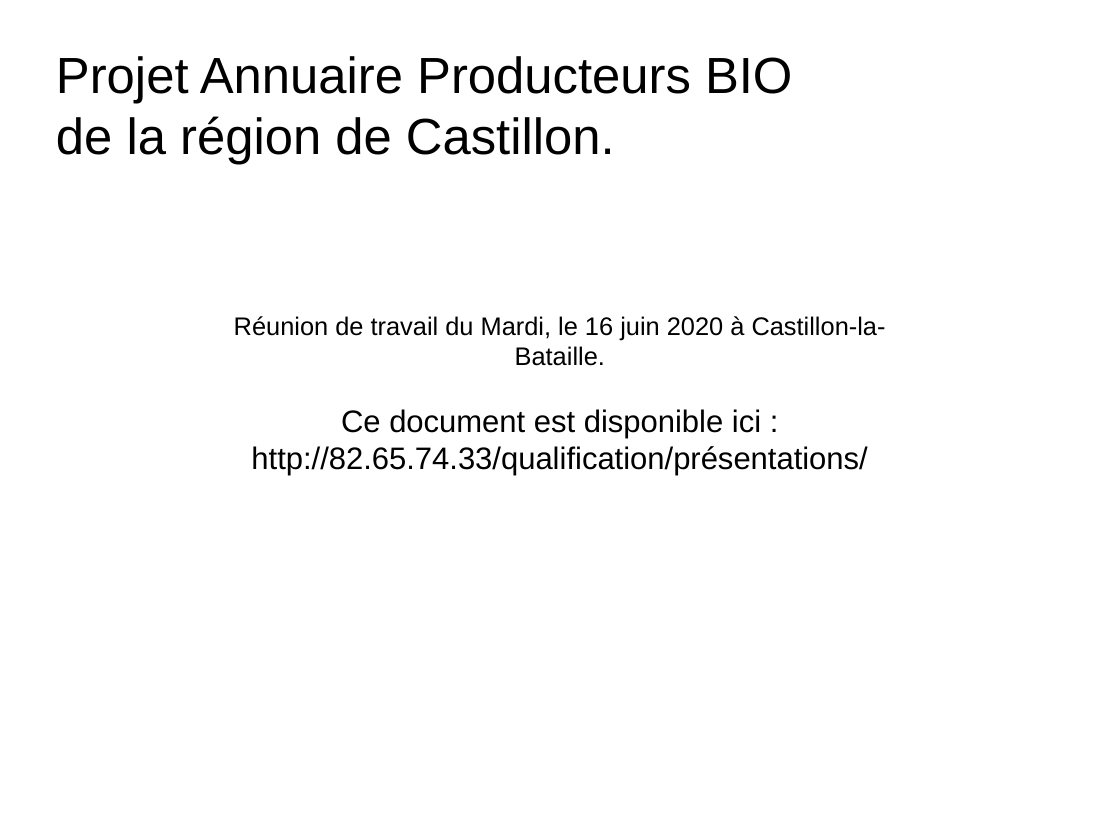
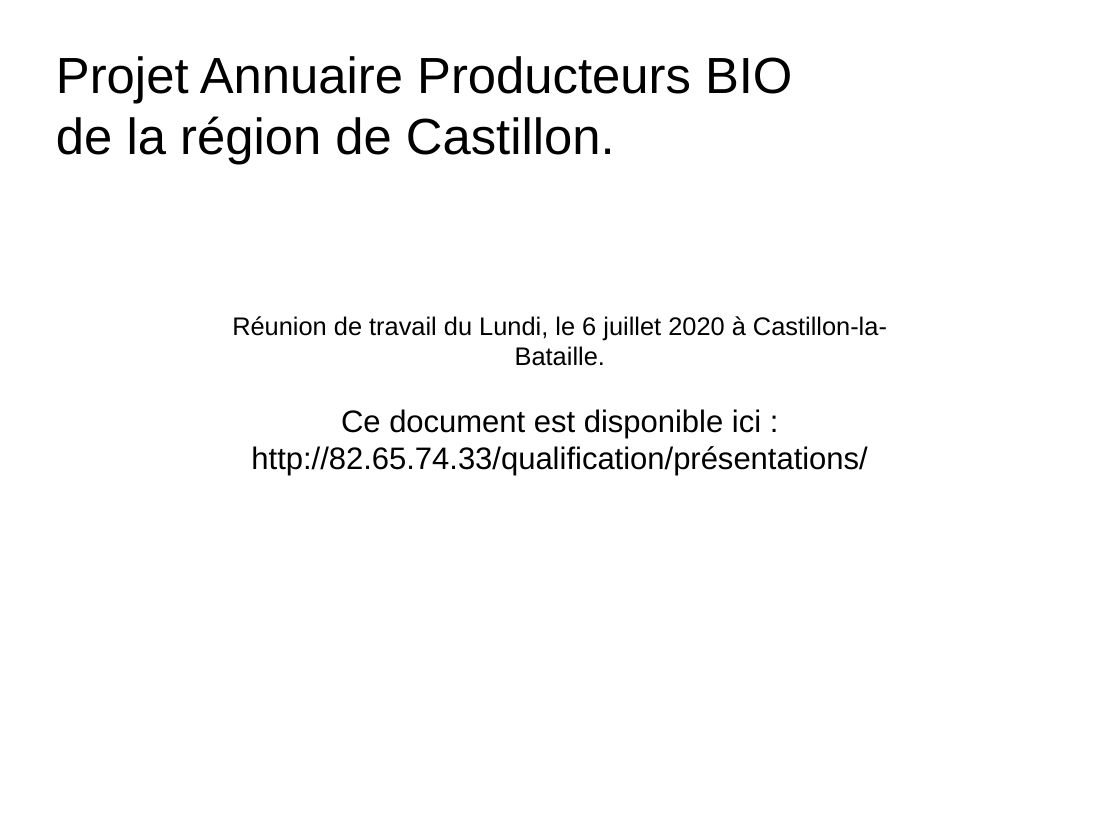
Before and after one commit to PaulBisserier/cetcal, a slide deck: slide 1 of qualification/présentations/16juin2020.odp. Drawn at 1120x840 pixels with LibreOffice and Linux fonts; fonts in the diff are those of the drawing; background and template pictures are left out. Boxes give left, top, right and bottom in pixels: in the first picture for what was removed or moved away, otherwise in the second. Text is boxed around its words. In the diff, an @@ line names an element or a change of style, - is before the commit and + after.

```diff
--- a/qualification/présentations/16juin2020.odp
+++ b/qualification/présentations/16juin2020.odp
@@ text at (x1=232, y1=316, x2=887, y2=366): text changed @@
-Réunion de travail du Mardi, le 16 juin 2020 à Castillon-la-Bataille.
+Réunion de travail du Lundi, le 6 juillet 2020 à Castillon-la-Bataille.
```
Also in this commit, not shown: 7 slides added, 5 slides removed, 13 other files.
